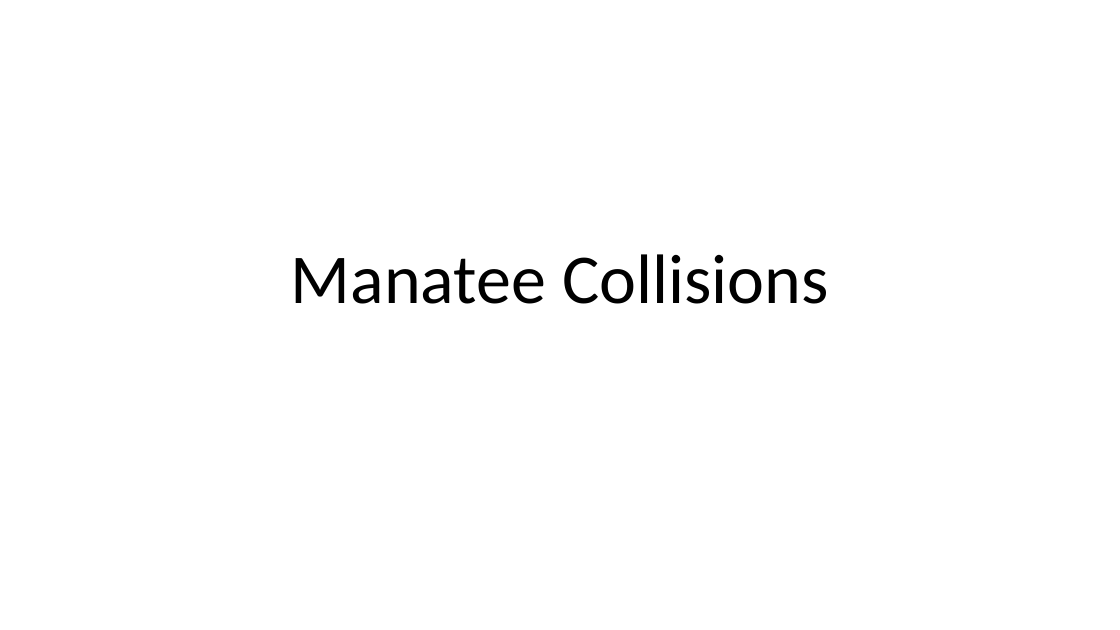
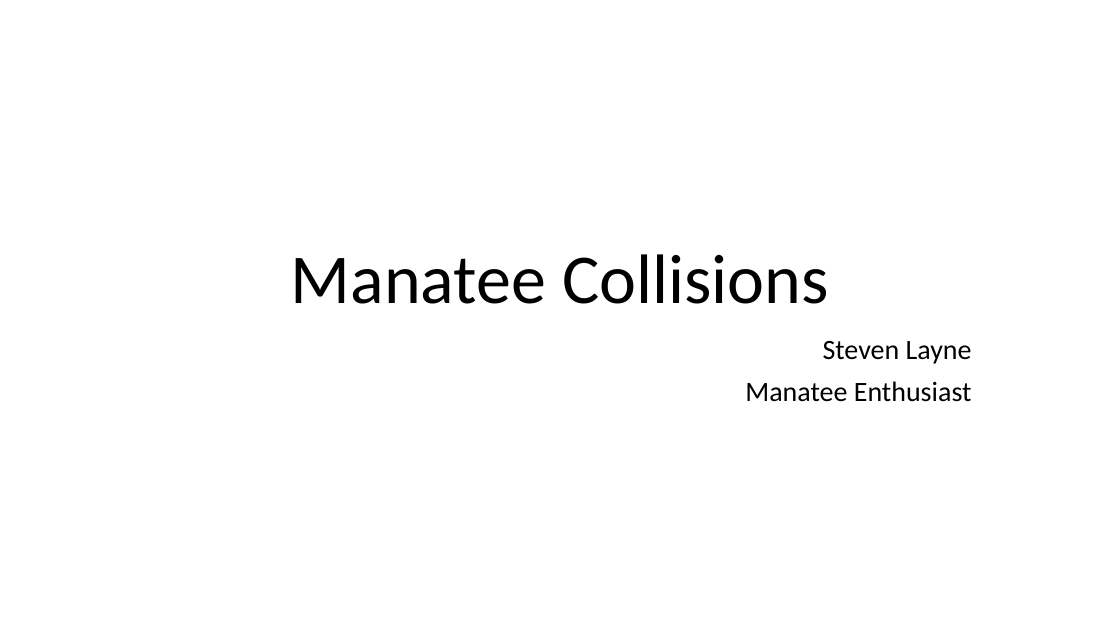
Before and after one commit to corpulentgowk/Data-Manipulation-in-R, a slide deck: slide 1 of FinalPresentation_layne.pptx. Drawn at 1120x630 pixels with LibreOffice and Linux fonts; fonts in the diff are those of the drawing. Boxes give left, top, right and bottom in pixels: in the first picture for what was removed or moved away, otherwise in the second. Text is boxed around its words. In the diff, an @@ line names an element or a change of style, - is before the commit and + after.

```diff
--- a/FinalPresentation_layne.pptx
+++ b/FinalPresentation_layne.pptx
@@ subtitle added at bbox=[745, 341, 972, 402], 24 pt, text #000000 @@
+Steven Layne
+Manatee Enthusiast
```
Also in this commit, not shown: 1 other slide changed, 1 slide added, 1 other file.
